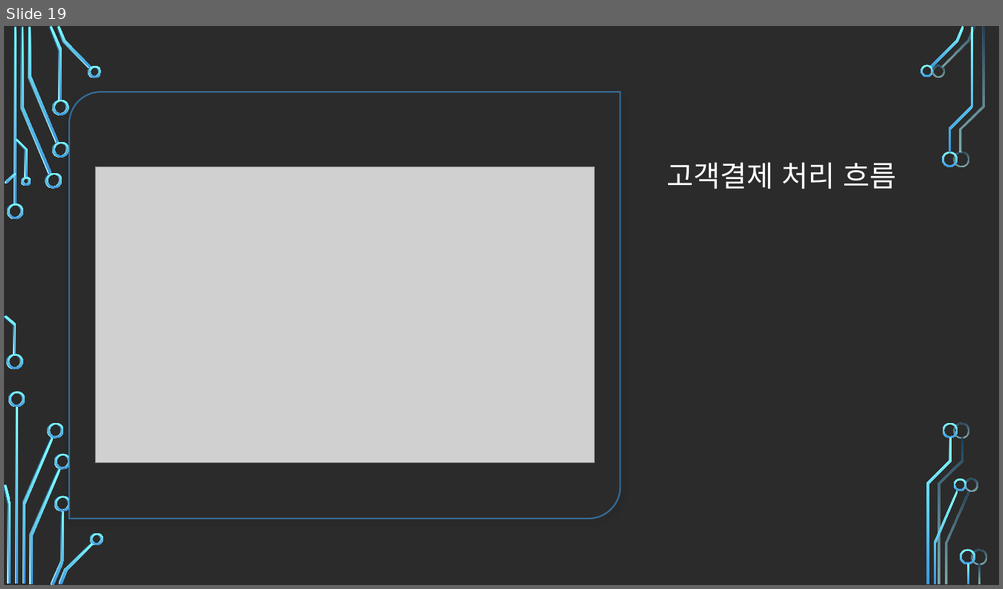
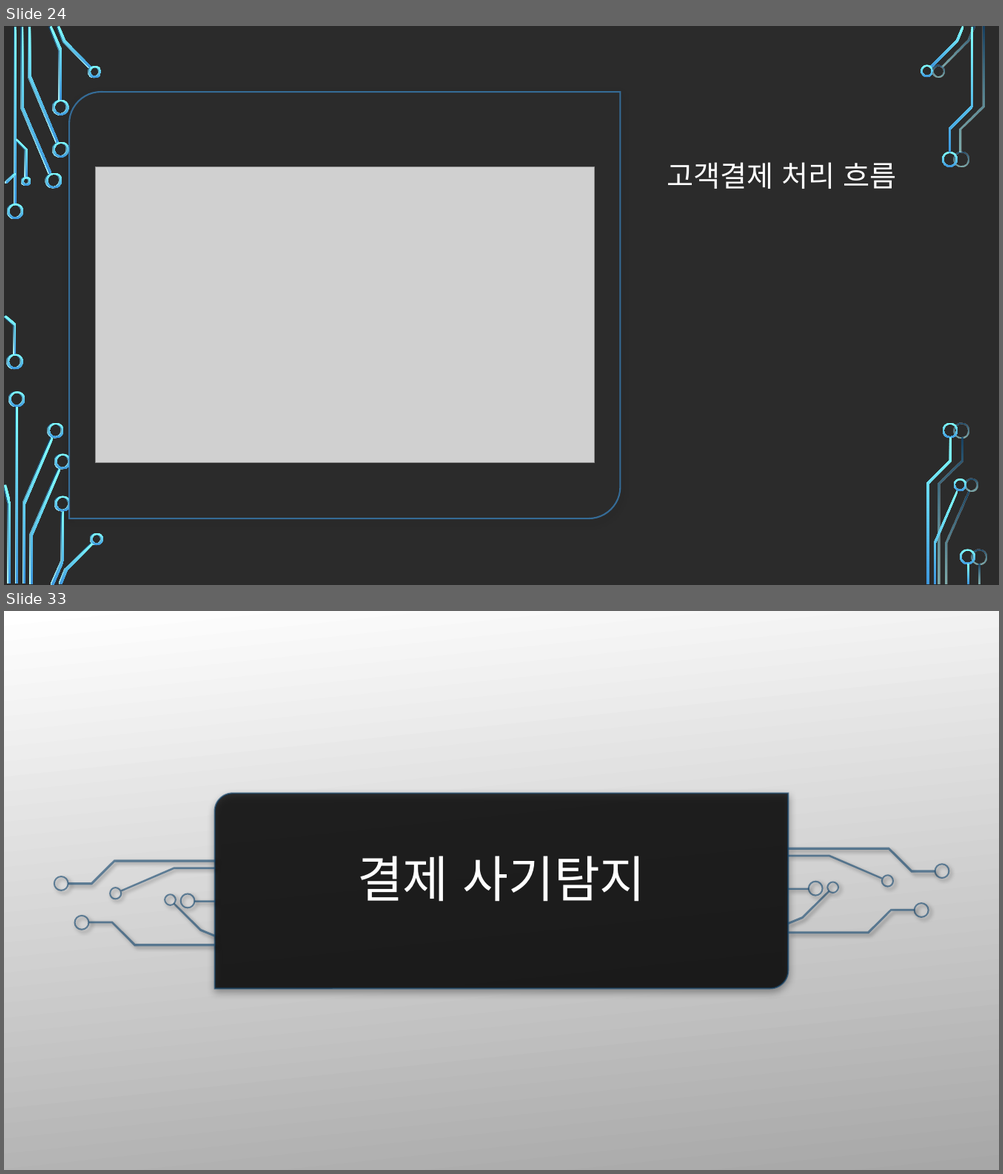
Before and after one commit to zerosum99/python_data_analysis, a slide deck: 금융/4차 산업혁명을 위한 금융.pptx. Shown one above the other, each under a label of ours: slide 19 before the commit, slides 24 and 33 after it; the slides between them are not shown. The pictures are 1003x589 and 1003x1174 pixels, drawn with LibreOffice and Linux fonts; fonts in the diff are those of the drawing; grey boxes stand for pictures; background and template pictures are left out; a plain dark background stands for a picture behind light text. Boxes give left, top, right and bottom in pixels: in the first picture for what was removed or moved away, otherwise in the second. Text is boxed around its words. In the diff, an @@ line names an element or a change of style, - is before the commit and + after.

```diff
--- a/금융/4차 산업혁명을 위한 금융.pptx
+++ b/금융/4차 산업혁명을 위한 금융.pptx
@@ slide 33 added at (4, 611, 999, 1170), background picture (left out) @@
@@ rectangle added at (4, 611, 999, 1170), fill gradient #FFFFFF to #A7A7A7 @@
@@ round diag rect added at (214, 793, 788, 988), fill #000000 at 80% opacity, outline #134770 1.5 pt @@
@@ title added at (357, 856, 645, 902), 48 pt, text #FFFFFF @@
+결제 사기탐지
@@ group added at (54, 847, 950, 947): 18 freeform shapes, 2 rectangles @@
@@ group added at (4, 611, 192, 1170): 50 freeform shapes, 4 rectangles @@
@@ what was slide 19 is now slide 24 @@
```
Also in this commit, not shown: 2 slides changed, 19 other slides added, 2 slides removed.
